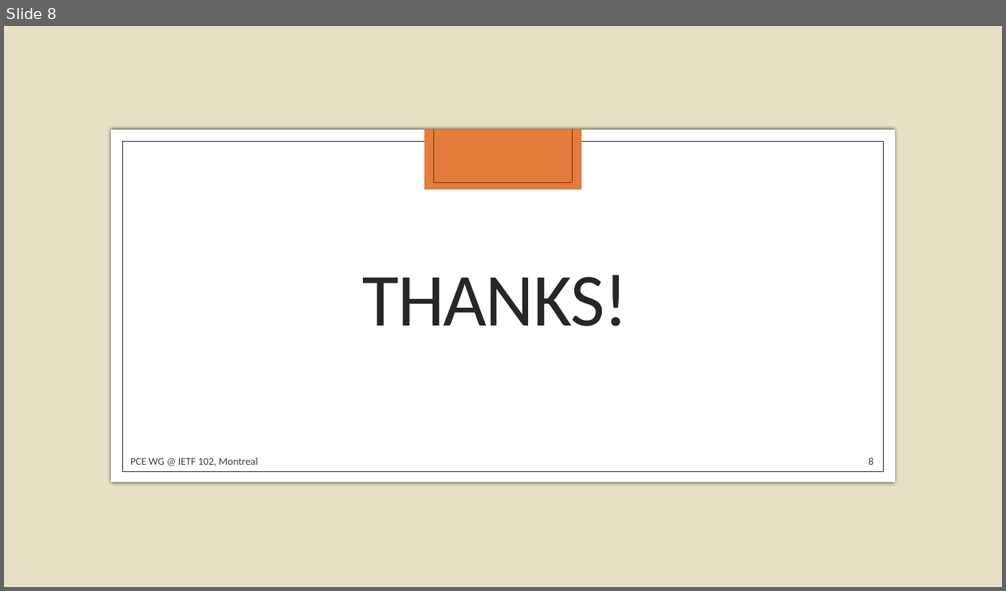
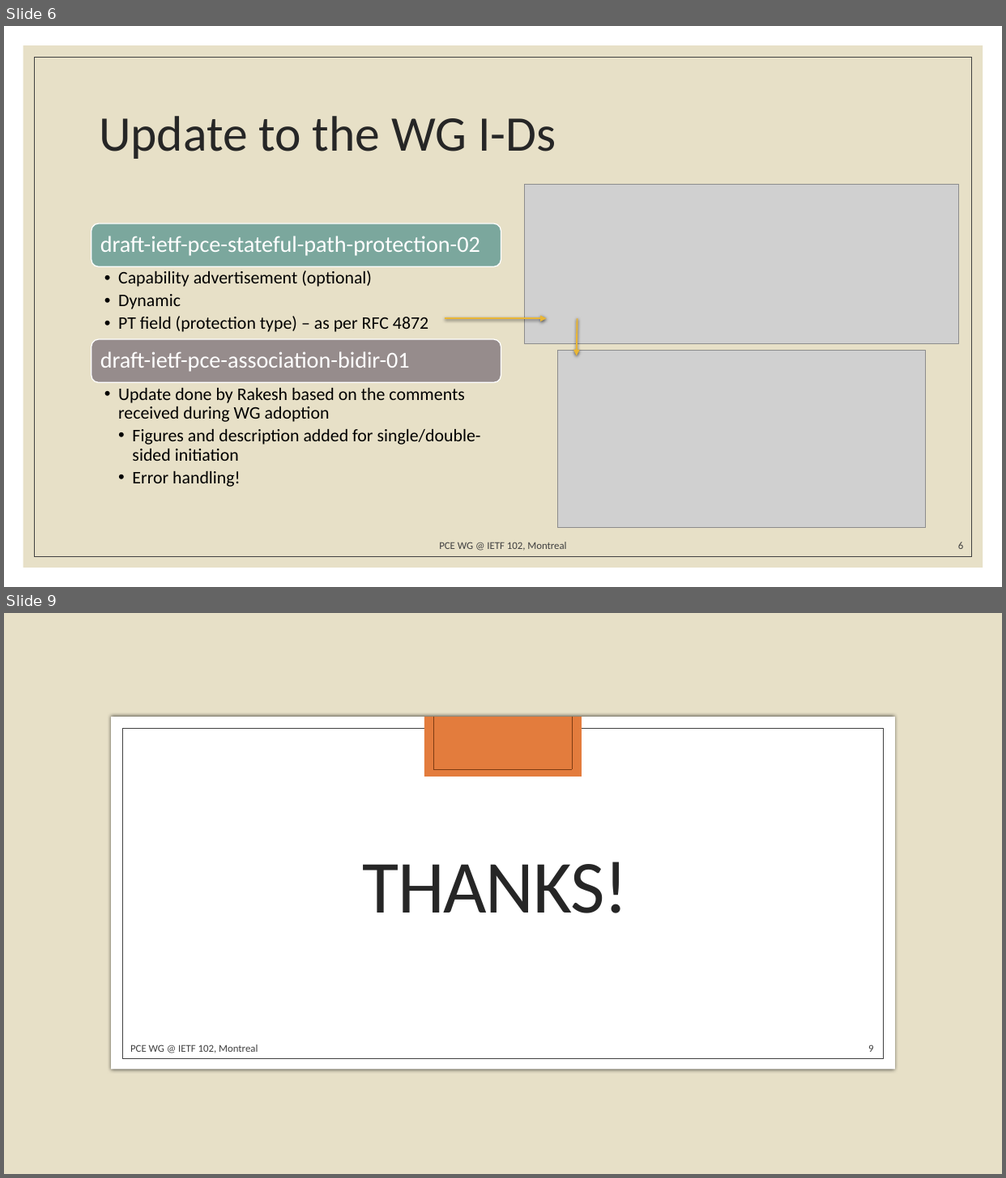
Before and after one commit to dhruvdhody-huawei/102, a slide deck: IETF 102 PCE WG Association GROUP.pptx. Shown one above the other, each under a label of ours: slide 8 before the commit, slides 6 and 9 after it; the slides between them are not shown. The pictures are 1006x591 and 1006x1178 pixels, drawn with LibreOffice and Linux fonts; fonts in the diff are those of the drawing; grey boxes stand for pictures; background and template pictures are left out. Boxes give left, top, right and bottom in pixels: in the first picture for what was removed or moved away, otherwise in the second. Text is boxed around its words. In the diff, an @@ line names an element or a change of style, - is before the commit and + after.

```diff
--- a/IETF 102 PCE WG Association GROUP.pptx
+++ b/IETF 102 PCE WG Association GROUP.pptx
@@ slide 6 added at (4,26,1002,587), background #FFFFFF @@
@@ rectangle added at (23,45,983,568), fill #E7E0C7 @@
@@ rectangle added at (35,57,972,557), outline #404040 0.5 pt @@
@@ title added at (99,116,556,159), 48 pt, text #262626 @@
+Update to the WG I-Ds
@@ picture added at (524,185,958,344) @@
@@ arrow added from (445, 318) to (547, 318), #E9B635 1.5 pt @@
@@ arrow added from (577, 318) to (577, 356), #E9B635 1.5 pt @@
@@ picture added at (558,351,926,528) @@
@@ group added at (91,224,501,487): 4 texts, 2 rounded rectangles @@
+draft-ietf-pce-stateful-path-protection-02
+  •• Capability advertisement (optional)
+  •• Dynamic
+  •• PT field (protection type) – as per RFC 4872
+draft-ietf-pce-association-bidir-01
+  •• Update done by Rakesh based on the comments received during WG adoption
+    •• Figures and description added for single/double-sided initiation
+    •• Error handling!
@@ text added at (439,542,566,551), 10 pt, text #404040 @@
+PCE WG @ IETF 102, Montreal
@@ page number added at (958,542,963,549), 10 pt, text #404040 @@
+6
@@ what was slide 8 is now slide 9 @@
@@ page number at (868,1045,873,1052): text changed @@
-8
+9
```
Also in this commit, not shown: 6 slides changed.
